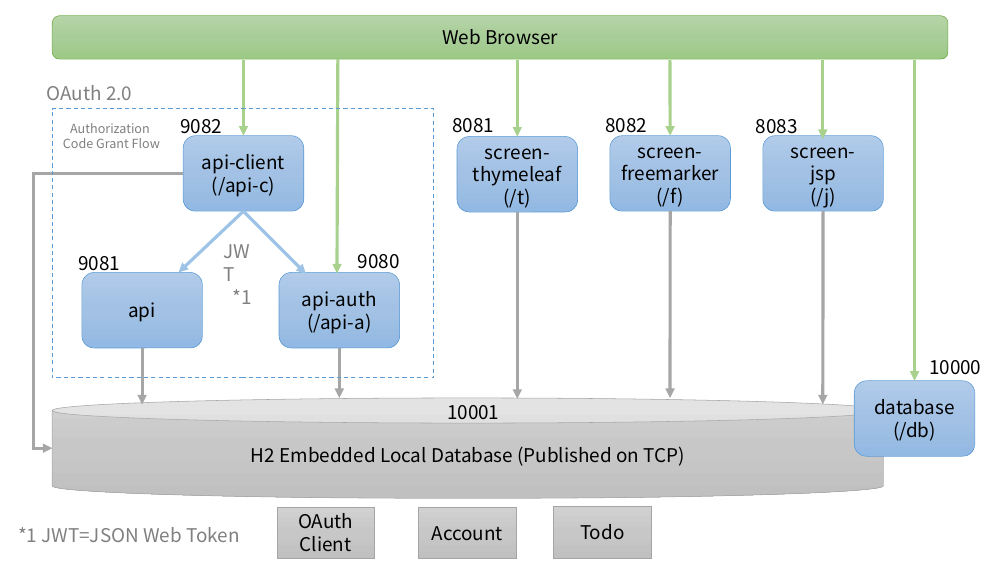
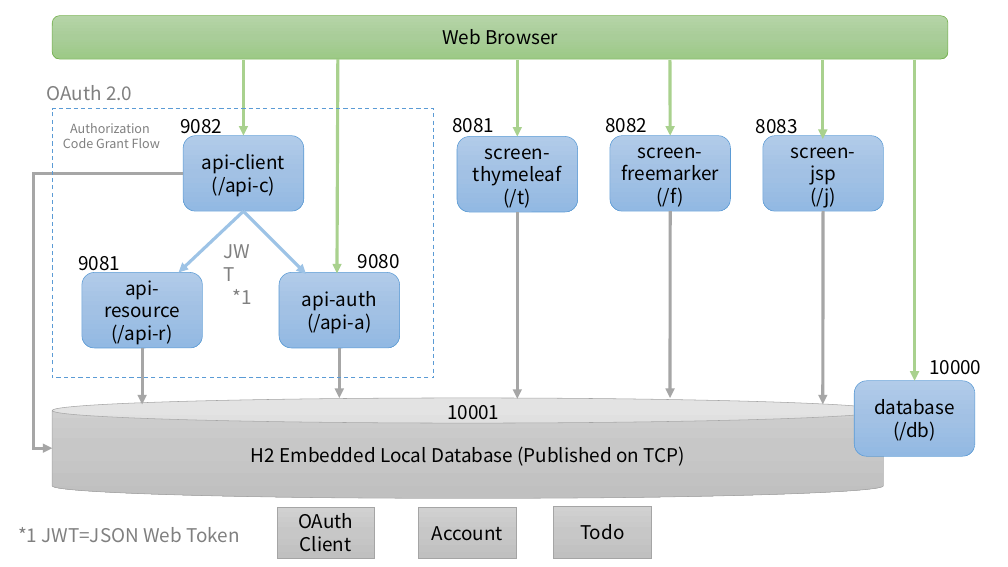
Before and after one commit to kazuki43zoo/spring-boot-multi-sample, a slide deck: slide 1 of images.pptx. Drawn at 1008x567 pixels with LibreOffice and Linux fonts; fonts in the diff are those of the drawing. Boxes give left, top, right and bottom in pixels: in the first picture for what was removed or moved away, otherwise in the second. Text is boxed around its words. In the diff, an @@ line names an element or a change of style, - is before the commit and + after.

```diff
--- a/images.pptx
+++ b/images.pptx
@@ text in rounded rectangle at (x1=104, y1=280, x2=180, y2=345): text changed @@
-api
+api-resource
+(/api-r)
```
Also in this commit, not shown: 1 other file.
